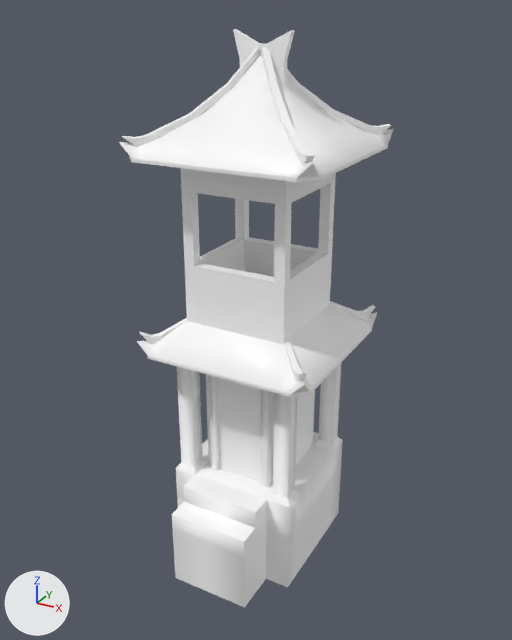
The COLLADA model art/meshes/structural/chin_outpost.dae as it was, and as the next commit left it.
Rendered twice from a camera (50 mm lens) standing at (9.72, -17.95, 15.2) and looking at (-0.01, -0.26, 6.36). The lights are fixed; the arrows at lower left show +X, +Y and +Z. Where no turn or scale is listed for an object, it has been applied to the vertices.
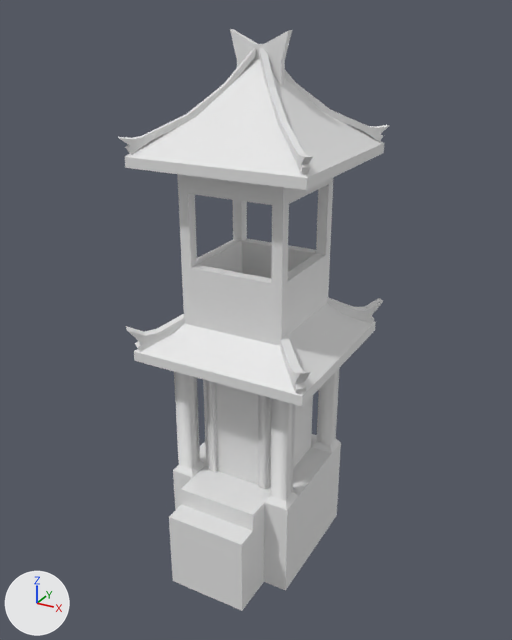
What changed in the scene script:
```text
Change me_mesh_002_004:
    used by ob_mesh_001; location = (0.0, 0.0, 6.45)
    remove me_mesh_002_004.from_pydata(...)  # 640 vertices, 1030 faces; spans x -2.9..2.9, y -3.4..3.0, z -8.5..8.2
    add me_mesh_002_004.from_pydata(...)  # 527 vertices, 834 faces; spans x -3.0..3.0, y -3.4..3.1, z -8.5..8.2
    me_mesh_002_004 part 1: the loose piece of 28 vertices spanning x 1.0..2.8, y 1.1..2.9, z -0.8..0.5 is scaled about its middle by 1.52, then moved by (-0.2, -0.2, 0.3)
    me_mesh_002_004 part 2: the loose piece of 28 vertices spanning x -2.8..-1.0, y -2.6..-0.9, z -0.8..0.5 is scaled about its middle by 1.52, then moved by (0.2, 0.2, 0.3)
    me_mesh_002_004 part 3: the loose piece of 28 vertices spanning x 1.0..2.8, y -2.6..-0.9, z -0.8..0.5 is scaled about its middle by 1.52, then moved by (-0.2, 0.2, 0.3)
    me_mesh_002_004 part 4: the loose piece of 62 vertices spanning x -2.8..2.8, y -2.7..2.9, z -0.9..0.1 is rebuilt with 16 vertices and now spans x -2.8..2.8, y -2.7..3.0, z -1.1..0.3
    me_mesh_002_004 part 5: a new loose piece of 13 vertices spanning x -2.7..2.7, y -2.6..2.9, z 4.8..7.6
    me_mesh_002_004 part 6
    80 vertices are removed from x -2.9..2.9, y -2.7..3.0, z 5.0..7.6
    150 faces are deleted
    4 vertices move within x -0.1..0.1, y 0.0..0.3, z 7.6
    10 new faces join them
    me_mesh_002_004 part 7: 612 faces spanning x -2.9..2.9, y -3.4..3.0, z -8.5..8.2 switch from mat_material_003 (white #ffffff) to no material
Change ob_mesh_001:
    ob_mesh_001.location: (0.0, 0.0, 6.45) -> (0.0, -0.15, 6.45)
```

Boxes (x1, y1, x2, y2) around the edits, measured in the pictures (512 x 640 px; the box of a moved part takes in the faces that stretch with it):
'Mesh_001', reshaped, moved
    before: (119, 29, 393, 607)
    after: (119, 29, 389, 611)
part 1 of me_mesh_002_004, moved or reshaped
    before: (330, 301, 375, 321)
    after: (327, 297, 383, 324)
part 2 of me_mesh_002_004, moved or reshaped
    before: (139, 318, 187, 344)
    after: (126, 314, 185, 352)
part 3 of me_mesh_002_004, moved or reshaped
    before: (284, 338, 307, 384)
    after: (280, 332, 311, 393)
part 4 of me_mesh_002_004, rebuilt (11% taller)
    before: (137, 304, 377, 397)
    after: (134, 303, 376, 406)
part 5 of me_mesh_002_004, added
    after: (125, 59, 384, 190)
part 6 of me_mesh_002_004, cut back
    before: (119, 49, 393, 182)
    after: (231, 48, 267, 86)
part 7 of me_mesh_002_004, recoloured
    before: (122, 29, 391, 607)
    after: (119, 29, 389, 611)
